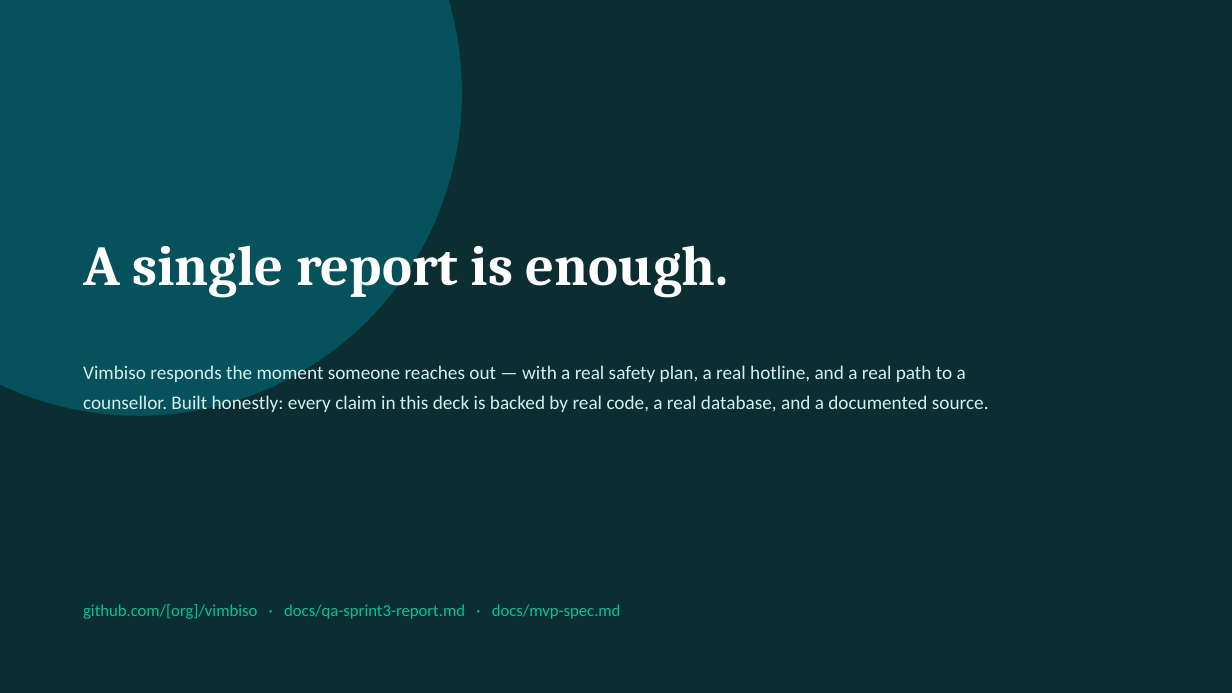
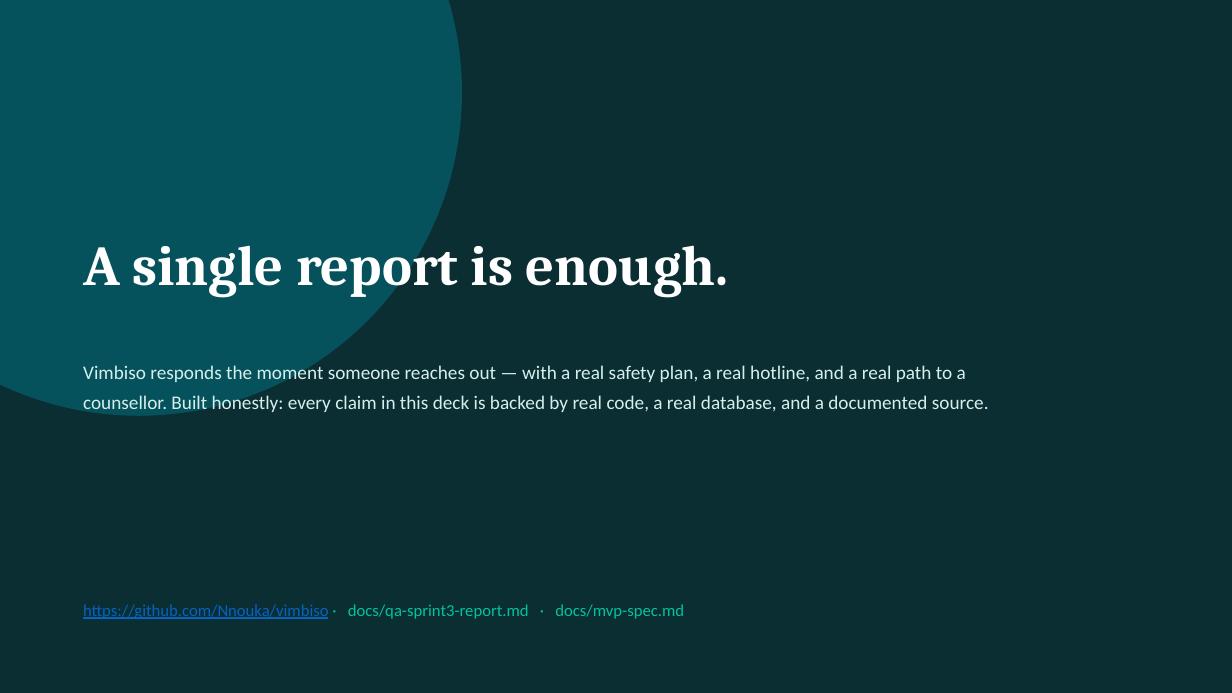
Before and after one commit to Nnouka/vimbiso, a slide deck: slide 11 of submission/vimbiso-pitch-deck.pptx. Drawn at 1232x693 pixels with LibreOffice and Linux fonts; fonts in the diff are those of the drawing. Boxes give left, top, right and bottom in pixels: in the first picture for what was removed or moved away, otherwise in the second. Text is boxed around its words. In the diff, an @@ line names an element or a change of style, - is before the commit and + after.

Commit message:
update pitch deck

```diff
--- a/submission/vimbiso-pitch-deck.pptx
+++ b/submission/vimbiso-pitch-deck.pptx
@@ text at [83, 604, 684, 619]: text changed @@
-github.com/[org]/vimbiso · docs/qa-sprint3-report.md · docs/mvp-spec.md
+https://github.com/Nnouka/vimbiso · docs/qa-sprint3-report.md · docs/mvp-spec.md
```
Also in this commit, not shown: 1 other slide changed, 1 other file.
